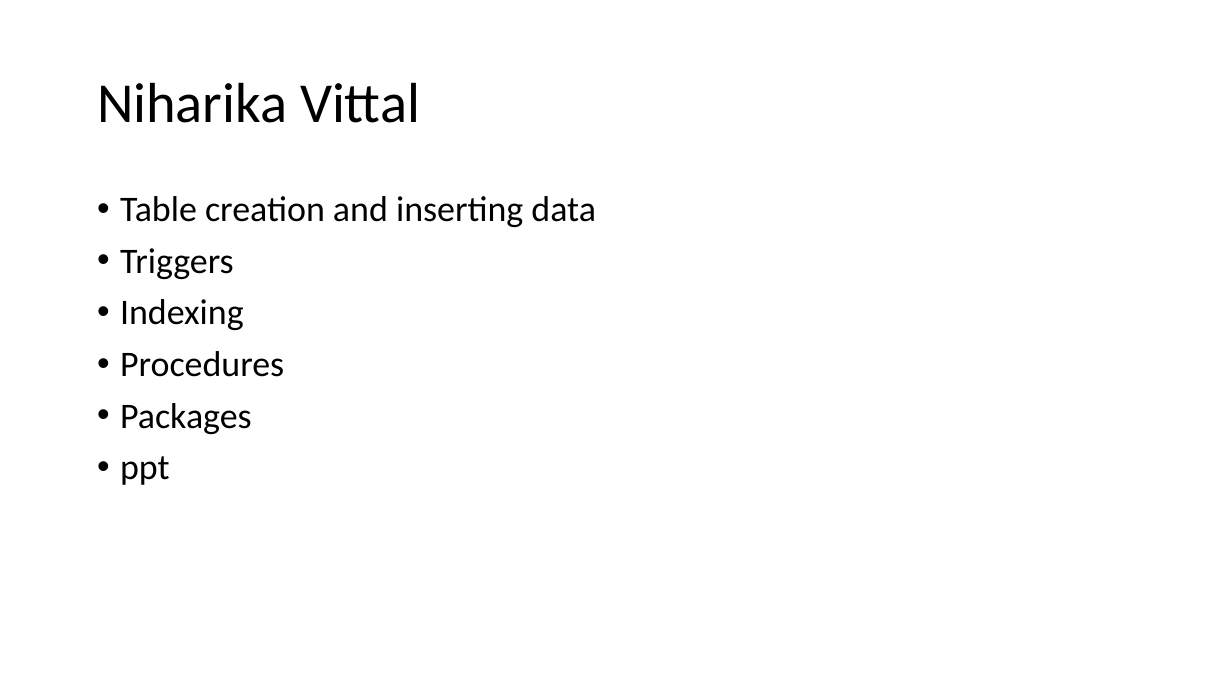
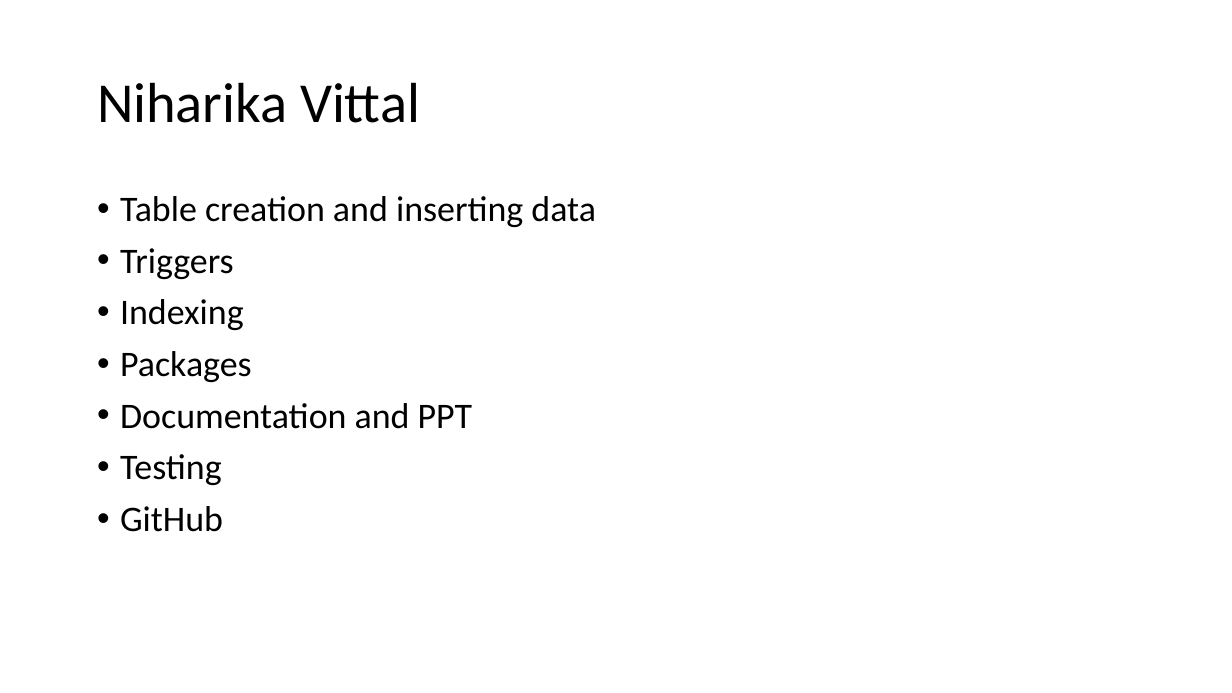
Before and after one commit to SoumyaRayappanor/DMDD_NetworkProviderManagementSystem, a slide deck: slide 24 of TEAM SSN - Final Project Demo _ DMDD.pptx (slide 22 before the commit). Drawn at 1232x693 pixels with LibreOffice and Linux fonts; fonts in the diff are those of the drawing. Boxes give left, top, right and bottom in pixels: in the first picture for what was removed or moved away, otherwise in the second. Text is boxed around its words. In the diff, an @@ line names an element or a change of style, - is before the commit and + after.

```diff
--- a/TEAM SSN - Final Project Demo _ DMDD.pptx
+++ b/TEAM SSN - Final Project Demo _ DMDD.pptx
@@ text at box(120, 351, 284, 377): paragraph removed @@
-• Procedures
@@ text at box(120, 403, 472, 532): text changed @@
-• ppt
+• Documentation and PPT
+• Testing
+• GitHub
```
Also in this commit, not shown: 2 other slides changed, 2 slides added.
